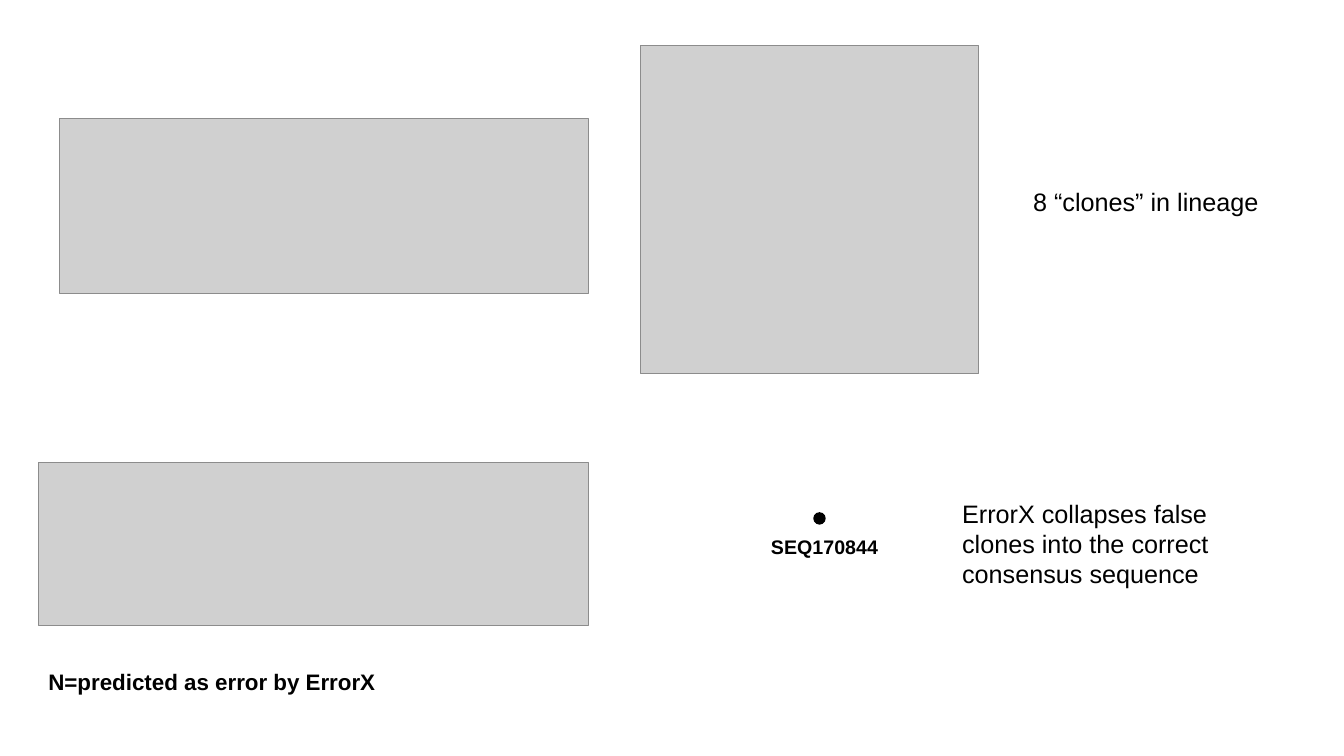
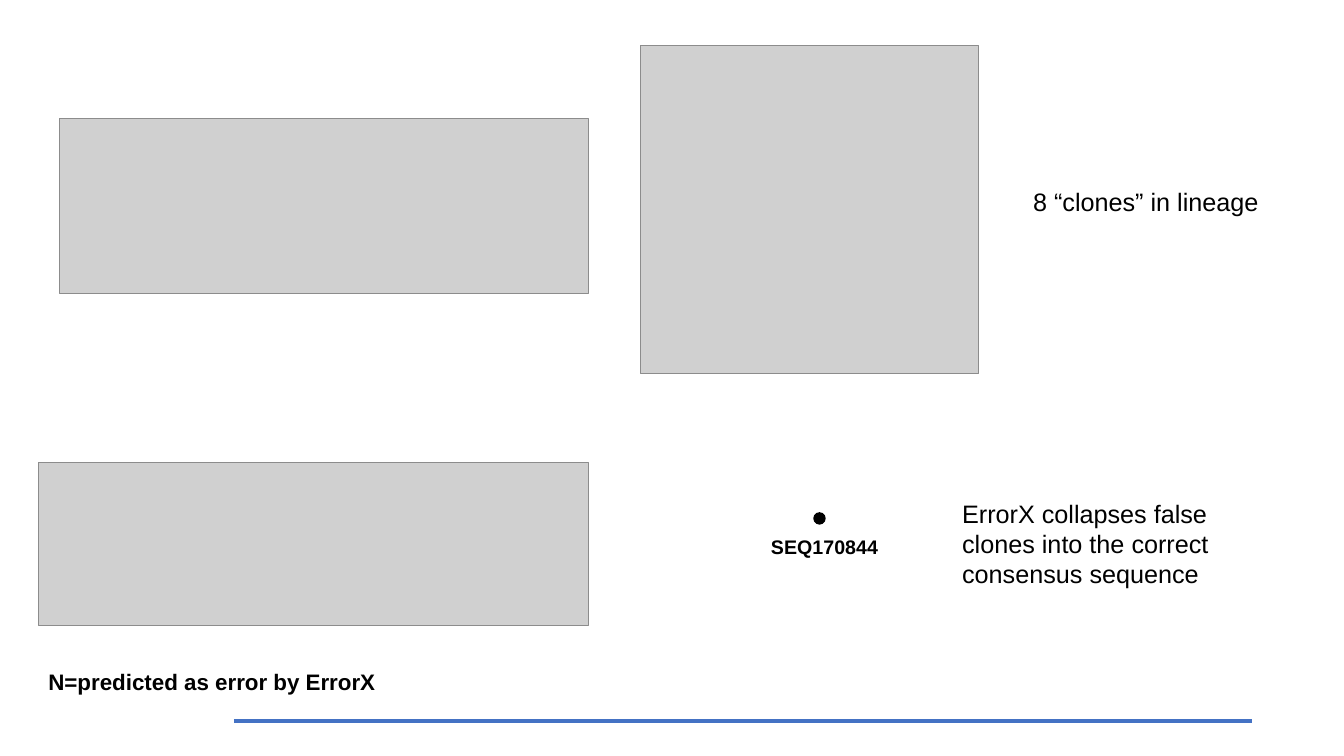
Before and after one commit to sevya/errorx, a slide deck: slide 1 of test_case/test_case_summary.pptx. Drawn at 1344x756 pixels with LibreOffice and Linux fonts; fonts in the diff are those of the drawing; grey boxes stand for pictures. Boxes give left, top, right and bottom in pixels: in the first picture for what was removed or moved away, otherwise in the second. Text is boxed around its words. In the diff, an @@ line names an element or a change of style, - is before the commit and + after.

```diff
--- a/test_case/test_case_summary.pptx
+++ b/test_case/test_case_summary.pptx
@@ line added from (234, 721) to (1252, 721), #4472C4 3 pt @@
```
Also in this commit, not shown: 2 slides added, 14 other files.
